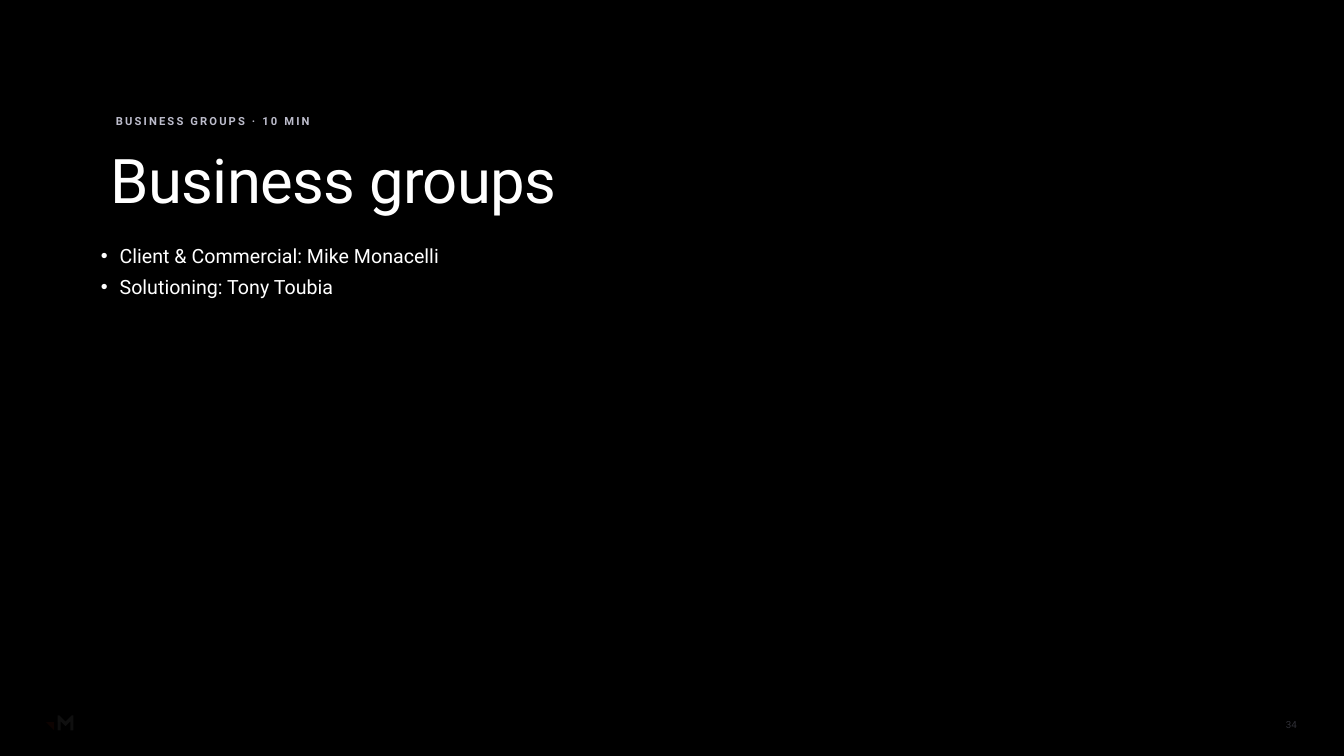
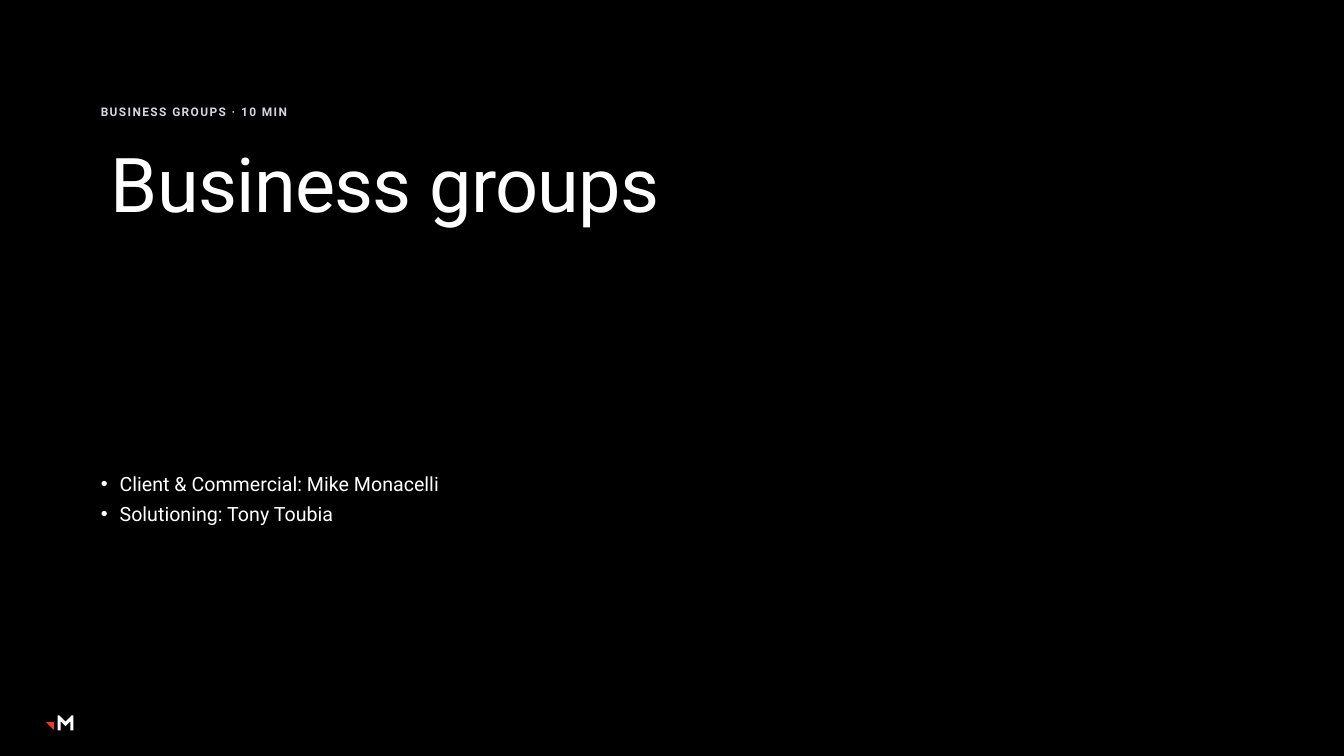
Before and after one commit to RachelHarrisMerkle/BasicMerkle, a slide deck: slide 34 of AI_Steerco_Kickoff_Shell.pptx. Drawn at 1344x756 pixels with LibreOffice and Linux fonts; fonts in the diff are those of the drawing; background and template pictures are left out; a plain dark background stands for a picture behind light text. Boxes give left, top, right and bottom in pixels: in the first picture for what was removed or moved away, otherwise in the second. Text is boxed around its words. In the diff, an @@ line names an element or a change of style, - is before the commit and + after.

```diff
--- a/AI_Steerco_Kickoff_Shell.pptx
+++ b/AI_Steerco_Kickoff_Shell.pptx
@@ rectangle removed at (0, 0, 1344, 756) @@
@@ rectangle removed at (0, 0, 1344, 756) @@
@@ rounded rectangle removed at (71, 76, 797, 354) @@
@@ text "BUSINESS GROUPS · 10 MIN" at (101, 107, 287, 116): size 8 to 8.5 pt, text colour #BDBDCC to #D6D6DF, letter spacing 1.5 to 1 pt; less space between paragraphs; vertical alignment bottom to top @@
@@ title "Business groups" at (111, 157, 659, 228): size 44 to 54 pt; line spacing 0.9 to 0.85 @@
@@ text "Client & Commercial: Mike Monacelli": place and size @@
-text "Client & Commercial: Mike Monacelli" at (120, 248, 439, 298)
+text "Client & Commercial: Mike Monacelli" at (120, 476, 439, 525)
@@ page number removed at (1286, 721, 1297, 728) @@
-34
```
Also in this commit, not shown: 15 other slides changed.
